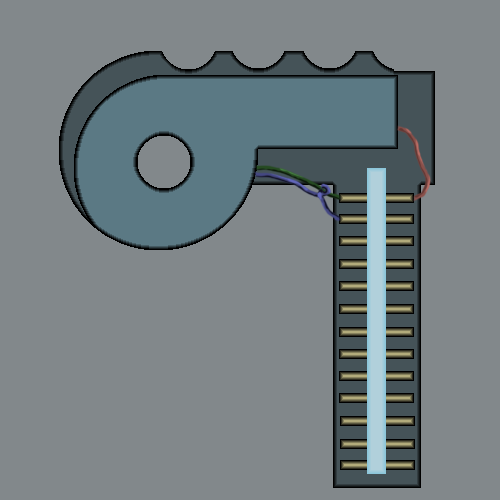
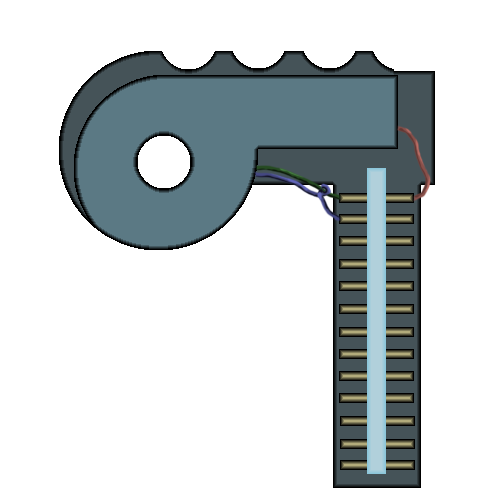
Before/after of a 500 × 500 layered artwork. What changed in the layer stack:
painted on "Layer 1" over [0, 0, 500, 500]
